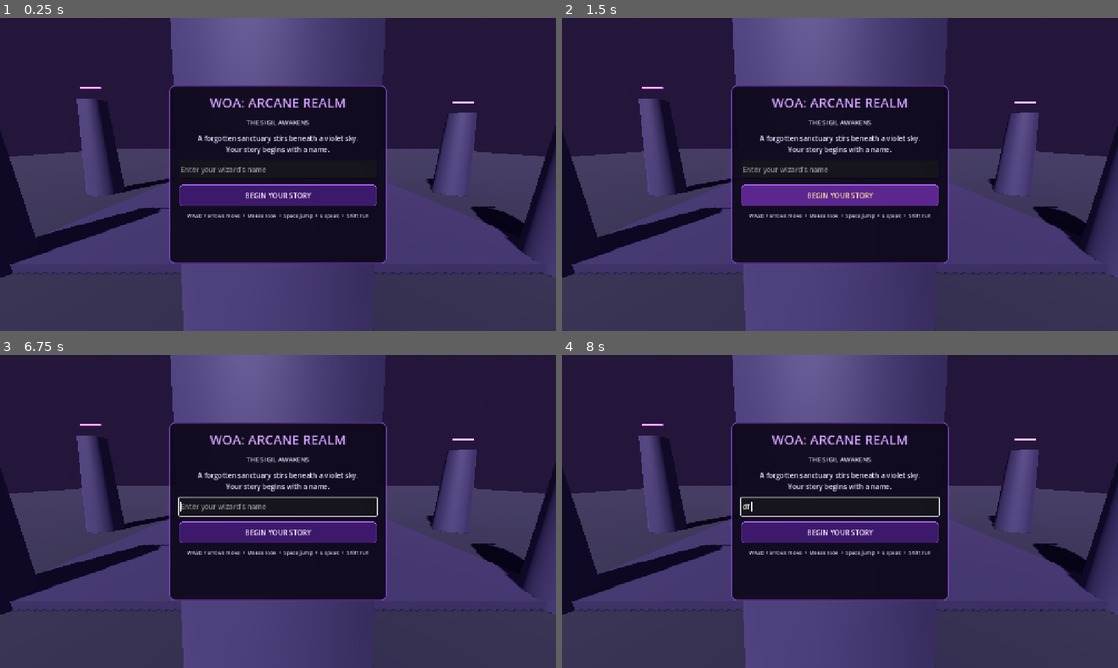
Above: before the commit, frames 1-4 (two rows, left to right).
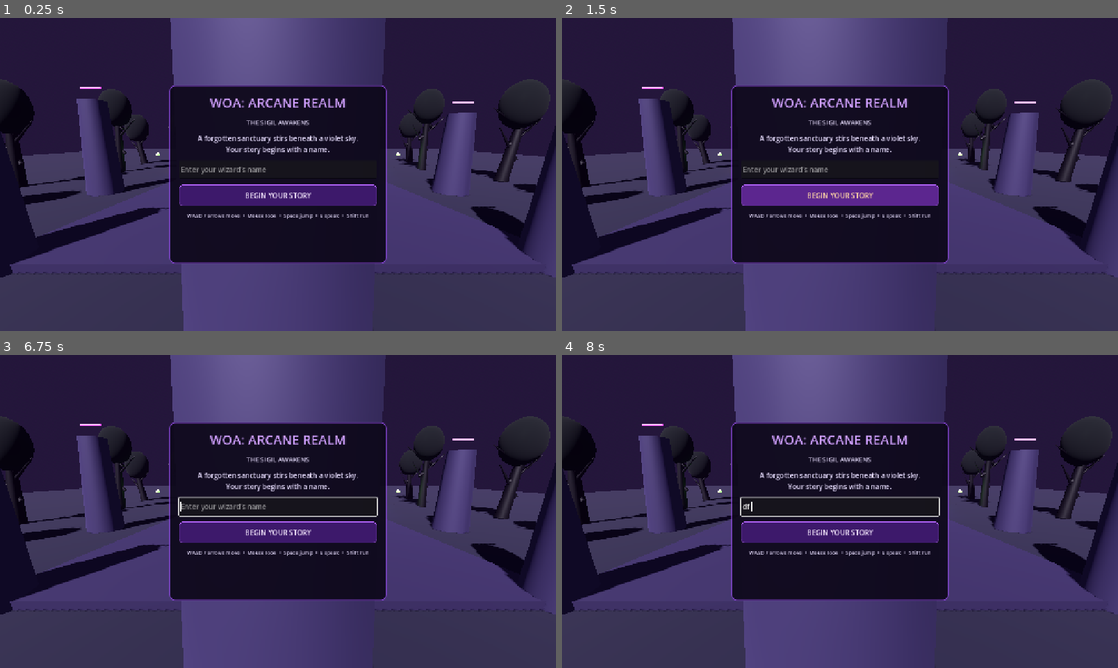
Above: after the commit, the same moments.

Repository: emilio1229/WOA-Arcane-Realm
Game: Godot game, scene res://main.tscn
Same seed, same stepped clock (60 frames per second), same inputs: the game is played once before the commit and once after it.
Inputs (mouse positions are in pixels of both pictures, inside the frame that each line leads up to):
- Up to frame 1 (0.25 s): no input
- Up to frame 2 (1.5 s): click "BEGIN YOUR STORY" at 0.5 s; click "BEGIN YOUR STORY" at 1.25 s
- Up to frame 3 (6.75 s): tap Enter at 2, 2.1, 3.5, 5, 5.85 s; move the mouse to (400, 495) at 2.02 s; hold D 2.03-2.78 s; click (400, 495) at 2.17 s; tap Space at 2.27, 2.75, 3.02, 4.25, 4.52, 5.27, 5.75, 6.02 s; move the mouse to (166, 527) at 2.77 s; hold S 2.78-3.53 s; tap E at 2.85, 6.6 s; move the mouse to (333, 442) at 3.52 s; hold D 3.53-4.28 s; tap F at 3.6 s; move the mouse to (250, 574) at 4.27 s; hold W 4.28-5.03 s; tap Q at 4.35 s; click (250, 574) at 4.42 s; move the mouse to (444, 558) at 5.02 s; hold Shift 5.03-5.78 s; hold A 5.03-6.53 s; move the mouse to (111, 464) at 5.77 s; move the mouse to (305, 511) at 6.52 s; hold S from 6.53 s (still down); click (305, 511) at 6.67 s
- Up to frame 4 (8 s): move the mouse to (756, 433) at 7.27 s; release S at 7.28 s; hold D from 7.28 s (still down); tap F at 7.35 s; tap Space at 7.52 s

The runs differ from the first frame. In frame 1, 3.2% of the frame differs, in the area x 0-99%, y 19-60%; in frame 2, 3.2%; in frame 3, 3.2%; in frame 4, 3.2%.
Error before the commit: Invalid assignment of property or key 'text' with value of type 'String' on a base object of type 'Nil'. (res://main.gd:671)
Error after the commit: Invalid assignment of property or key 'text' with value of type 'String' on a base object of type 'Nil'. (res://main.gd:734)

Commit message:
Add haunted blackwood grove and eerie green wisps

Diff:
--- a/main.gd
+++ b/main.gd
@@ -102,6 +102,7 @@
     _add_glowing_orb(Vector3(0, 3.0, -7.0))
     _create_mathias(Vector3(0, 0, -5.0))
     _add_path_lights()
+    _add_haunted_trees()
     _add_sanctuary_architecture()
     _create_rune_shrine(Vector3(-5.8, 0.0, -9.0), "Dawn", Color(1.0, 0.63, 0.24))
     _create_rune_shrine(Vector3(5.8, 0.0, -9.0), "Dusk", Color(0.34, 0.62, 1.0))
@@ -407,6 +408,68 @@
     portal_ring.material_override = _glow_material(Color(0.3, 0.75, 1.0))
     add_child(portal_ring)
 
+func _add_haunted_trees() -> void:
+    for i in range(7):
+        var z := 4.0 - float(i) * 5.3
+        var height := 4.6 + float(i % 3) * 0.8
+        _add_haunted_tree(Vector3(-13.0 - float(i % 2) * 2.0, 0, z), height)
+        _add_haunted_tree(Vector3(13.0 + float(i % 2) * 2.0, 0, z - 1.4), height + 0.4)
+    for side in [-1.0, 1.0]:
+        for z in [-8.0, -20.0, -30.0]:
+            var wisp := MeshInstance3D.new()
+            var wisp_mesh := SphereMesh.new()
+            wisp_mesh.radius = 0.16
+            wisp_mesh.height = 0.32
+            wisp.mesh = wisp_mesh
+            wisp.position = Vector3(side * 10.8, 1.35, z)
+            wisp.material_override = _glow_material(Color(0.38, 0.78, 0.31))
+            add_child(wisp)
+            var wisp_light := OmniLight3D.new()
+            wisp_light.position = wisp.position
+            wisp_light.light_color = Color(0.36, 0.7, 0.25)
+            wisp_light.light_energy = 0.65
+            wisp_light.omni_range = 4.5
+            add_child(wisp_light)
+
+func _add_haunted_tree(pos: Vector3, height: float) -> void:
+    var tree := Node3D.new()
+    tree.position = pos
+    var trunk := MeshInstance3D.new()
+    var trunk_mesh := CylinderMesh.new()
+    trunk_mesh.top_radius = 0.12
+    trunk_mesh.bottom_radius = 0.34
+    trunk_mesh.height = height
+    trunk.mesh = trunk_mesh
+    trunk.position.y = height * 0.5
+    trunk.rotation_degrees.z = sin(pos.z * 0.4) * 9.0
+    trunk.material_override = _stone_material(Color(0.045, 0.035, 0.055), 0.05)
+    tree.add_child(trunk)
+    for branch_index in range(3):
+        var branch := MeshInstance3D.new()
+        var branch_mesh := CylinderMesh.new()
+        branch_mesh.top_radius = 0.025
+        branch_mesh.bottom_radius = 0.12
+        branch_mesh.height = height * 0.42
+        branch.mesh = branch_mesh
+        var side := -1.0 if branch_index % 2 == 0 else 1.0
+        branch.position = Vector3(side * (0.42 + float(branch_index) * 0.12), height * (0.42 + float(branch_index) * 0.13), 0)
+        branch.rotation_degrees.z = -side * (34.0 + float(branch_index) * 12.0)
+        branch.material_override = trunk.material_override
+        tree.add_child(branch)
+    var crown := MeshInstance3D.new()
+    var crown_mesh := SphereMesh.new()
+    crown_mesh.radius = 1.0
+    crown_mesh.height = 2.0
+    crown.mesh = crown_mesh
+    crown.scale = Vector3(1.15, 1.45, 0.92)
+    crown.position = Vector3(0, height * 0.83, 0)
+    var crown_mat := StandardMaterial3D.new()
+    crown_mat.albedo_color = Color(0.025, 0.055, 0.045)
+    crown_mat.roughness = 1.0
+    crown.material_override = crown_mat
+    tree.add_child(crown)
+    add_child(tree)
+
 func _build_player() -> void:
     player = CharacterBody3D.new()
     player.name = "Player"
